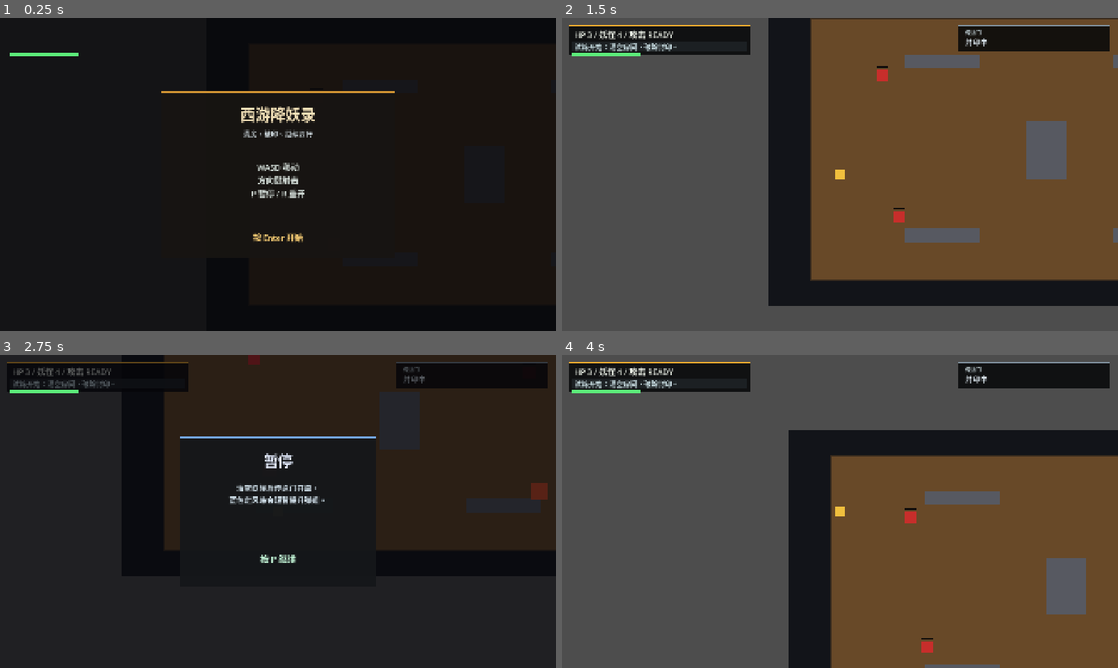
Above: before the commit, frames 1-4 (two rows, left to right).
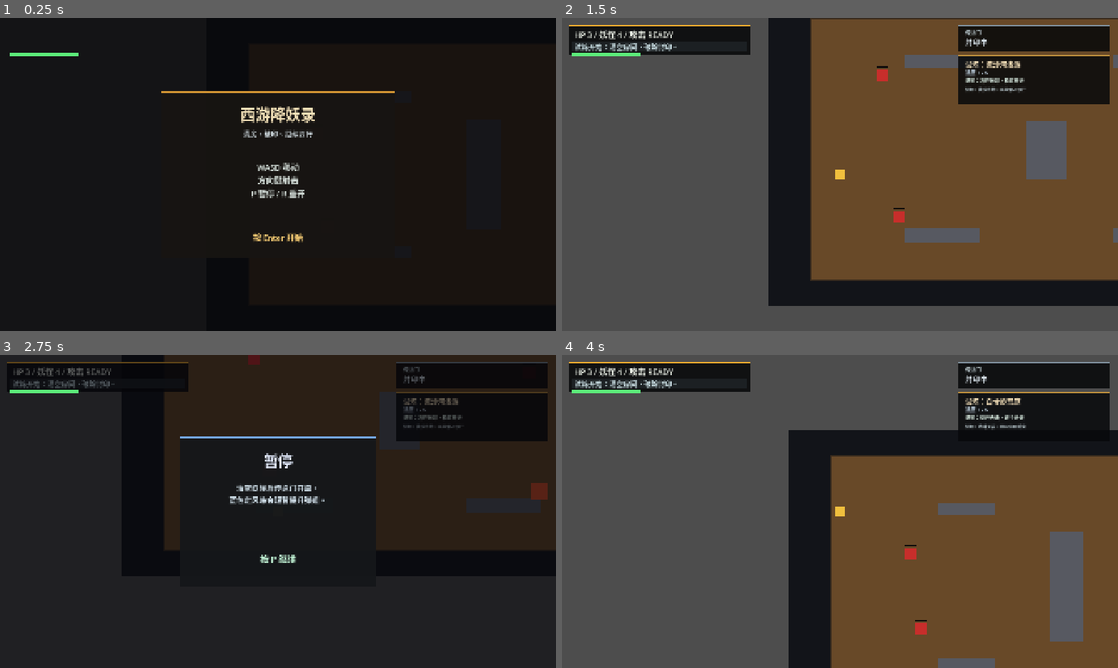
Above: after the commit, the same moments.

Repository: 1021333Liu/Game-Vibe-GoDot
Game: Godot game, scene res://scenes/main.tscn
Same seed, same stepped clock (60 frames per second), same inputs: the game is played once before the commit and once after it.
Inputs:
- Up to frame 1 (0.25 s): no input
- Up to frame 2 (1.5 s): tap Enter at 0.5, 1.35 s; hold D (move_right) 0.53-1.28 s; hold R 0.53-1.28 s; tap Space at 1.25 s; hold S (move_down) from 1.28 s (still down)
- Up to frame 3 (2.75 s): release S (move_down) at 2.03 s; hold D (move_right) from 2.03 s (still down); tap P at 2.1 s
- Up to frame 4 (4 s): release D (move_right) at 2.78 s; hold W (move_up) 2.78-3.53 s; tap R at 2.85 s; hold A (move_left) from 3.53 s (still down); tap Enter at 3.6 s

The runs differ from the first frame. In frame 2, 4.3% of the frame differs, in the area x 71-99%, y 11-28%; in frame 3, 4.0%; in frame 4, 5.9%, in the area x 61-99%, y 11-100%.
Error before the commit: Cannot call method 'get_nodes_in_group' on a null value. (res://scripts/main.gd:336)
Error after the commit: Cannot call method 'get_nodes_in_group' on a null value. (res://scripts/main.gd:345)

Commit message:
Add random Godot room route prototype

Diff:
--- a/scenes/main.tscn
+++ b/scenes/main.tscn
@@ -137,6 +137,57 @@
 theme_override_font_sizes/font_size = 26
 text = "封印中"
 
+[node name="RoomInfoPanel" type="ColorRect" parent="CanvasLayer"]
+offset_left = 1368.0
+offset_top = 128.0
+offset_right = 1890.0
+offset_bottom = 298.0
+color = Color(0.03, 0.035, 0.045, 0.86)
+
+[node name="RoomInfoAccent" type="ColorRect" parent="CanvasLayer"]
+offset_left = 1368.0
+offset_top = 128.0
+offset_right = 1890.0
+offset_bottom = 134.0
+color = Color(0.74, 0.56, 0.24, 1)
+
+[node name="RoomTitle" type="Label" parent="CanvasLayer"]
+offset_left = 1392.0
+offset_top = 142.0
+offset_right = 1872.0
+offset_bottom = 174.0
+theme_override_colors/font_color = Color(0.95, 0.87, 0.72, 1)
+theme_override_font_sizes/font_size = 24
+text = "试炼：火焰山"
+
+[node name="RoomProgress" type="Label" parent="CanvasLayer"]
+offset_left = 1392.0
+offset_top = 174.0
+offset_right = 1872.0
+offset_bottom = 202.0
+theme_override_colors/font_color = Color(0.77, 0.84, 0.9, 1)
+theme_override_font_sizes/font_size = 18
+text = "进度 1 / 3"
+
+[node name="RoomHint" type="Label" parent="CanvasLayer"]
+offset_left = 1392.0
+offset_top = 202.0
+offset_right = 1872.0
+offset_bottom = 232.0
+theme_override_colors/font_color = Color(0.83, 0.9, 0.86, 1)
+theme_override_font_sizes/font_size = 17
+text = "说明：清空妖怪，破除封印。"
+
+[node name="RoomLore" type="Label" parent="CanvasLayer"]
+offset_left = 1392.0
+offset_top = 234.0
+offset_right = 1872.0
+offset_bottom = 292.0
+theme_override_colors/font_color = Color(0.72, 0.78, 0.8, 1)
+theme_override_font_sizes/font_size = 15
+text = "短句：风火炼心，行者不退。"
+autowrap_mode = 3
+
 [node name="StartOverlay" type="ColorRect" parent="CanvasLayer"]
 offset_right = 1920.0
 offset_bottom = 1080.0
--- a/scripts/main.gd
+++ b/scripts/main.gd
@@ -32,6 +32,7 @@
 var run_complete := false
 var current_room_index := 0
 var room_templates: Array[Dictionary] = []
+var room_pools: Dictionary = {}
 var started := false
 var paused := false
 var shot_meter_fill: ColorRect
@@ -50,15 +51,23 @@
 @onready var hud_accent: ColorRect = $CanvasLayer/HUDAccent
 @onready var objective_panel: ColorRect = $CanvasLayer/ObjectivePanel
 @onready var door_status_accent: ColorRect = $CanvasLayer/DoorStatusAccent
+@onready var room_info_panel: ColorRect = $CanvasLayer/RoomInfoPanel
+@onready var room_info_accent: ColorRect = $CanvasLayer/RoomInfoAccent
+@onready var room_title_label: Label = $CanvasLayer/RoomTitle
+@onready var room_progress_label: Label = $CanvasLayer/RoomProgress
+@onready var room_hint_label: Label = $CanvasLayer/RoomHint
+@onready var room_lore_label: Label = $CanvasLayer/RoomLore
 @onready var start_overlay: ColorRect = $CanvasLayer/StartOverlay
 @onready var pause_overlay: ColorRect = $CanvasLayer/PauseOverlay
 
 func _ready() -> void:
+	randomize()
 	player.room_min = ROOM_MIN
 	player.room_max = ROOM_MAX
 	player.hurt.connect(_on_player_hurt)
 	_draw_room_border()
-	room_templates = _build_room_templates()
+	room_pools = _build_room_pools()
+	room_templates = _build_room_route()
 	_spawn_shot_meter()
 	_load_room(0, true)
 	_set_ui_running_state(false)
@@ -283,7 +292,7 @@
 			if next_room_index >= room_templates.size():
 				run_complete = true
 				ended = true
-				_show_room_message("三间试炼已通关：按 R 重开", 999.0)
+				_show_room_message("%d 房路线已通关：按 R 重开" % room_templates.size(), 999.0)
 			else:
 				_load_room(next_room_index, false)
 
@@ -369,57 +378,183 @@
 	for child in node.get_children():
 		child.queue_free()
 
-func _build_room_templates() -> Array[Dictionary]:
-	return [
-		{
-			"id": "combat",
-			"name": "普通战斗",
-			"walls": [
-				Rect2(470, 210, 260, 48),
-				Rect2(470, 810, 260, 48),
-				Rect2(1190, 210, 260, 48),
-				Rect2(1190, 810, 260, 48),
-				Rect2(890, 440, 140, 200),
-			],
-			"enemies": [
-				{ "position": Vector2(360, 250), "velocity": Vector2(1, 0.75), "hp": 1 },
-				{ "position": Vector2(1450, 280), "velocity": Vector2(-0.8, 1), "hp": 1 },
-				{ "position": Vector2(420, 760), "velocity": Vector2(1, -0.9), "hp": 1 },
-				{ "position": Vector2(1420, 760), "velocity": Vector2(-1, -0.72), "hp": 2 },
-			],
-		},
-		{
-			"id": "elite",
-			"name": "精英房",
-			"walls": [
-				Rect2(360, 300, 220, 44),
-				Rect2(360, 720, 220, 44),
-				Rect2(1340, 300, 220, 44),
-				Rect2(1340, 720, 220, 44),
-				Rect2(840, 300, 240, 56),
-				Rect2(840, 724, 240, 56),
-			],
-			"enemies": [
-				{ "position": Vector2(960, 520), "velocity": Vector2(1, 0.4), "hp": 4 },
-				{ "position": Vector2(560, 500), "velocity": Vector2(1, -0.7), "hp": 1 },
-				{ "position": Vector2(1320, 520), "velocity": Vector2(-1, 0.75), "hp": 1 },
-			],
-		},
-		{
-			"id": "rest",
-			"name": "宝物休整",
-			"walls": [
-				Rect2(620, 300, 120, 40),
-				Rect2(1180, 300, 120, 40),
-				Rect2(620, 740, 120, 40),
-				Rect2(1180, 740, 120, 40),
-			],
-			"enemies": [],
-		},
-	]
+func _clone_room_template(room_template: Dictionary) -> Dictionary:
+	return {
+		"id": room_template.id,
+		"name": room_template.name,
+		"hint": room_template.hint if room_template.has("hint") else "",
+		"lore": room_template.lore if room_template.has("lore") else "",
+		"walls": room_template.walls.duplicate(true),
+		"enemies": room_template.enemies.duplicate(true),
+		"type": room_template.type,
+	}
+
+func _pick_room_from_pool(pool: Array, avoid_id: String = "") -> Dictionary:
+	if pool.is_empty():
+		return {}
+	var picked: Dictionary = pool[randi() % pool.size()]
+	if pool.size() > 1 and avoid_id != "":
+		var guard := 0
+		while picked.id == avoid_id and guard < 6:
+			picked = pool[randi() % pool.size()]
+			guard += 1
+	return _clone_room_template(picked)
+
+func _build_room_pools() -> Dictionary:
+	return {
+		"combat": [
+			{
+				"id": "combat_bridge",
+				"hint": "清怪破印，稳住推进",
+				"lore": "黄沙扑地，风声催人快行",
+				"name": "流沙河浅滩",
+				"type": "combat",
+				"walls": [
+					Rect2(470, 210, 260, 48),
+					Rect2(470, 810, 260, 48),
+					Rect2(1190, 210, 260, 48),
+					Rect2(1190, 810, 260, 48),
+					Rect2(890, 440, 140, 200),
+				],
+				"enemies": [
+					{ "position": Vector2(360, 250), "velocity": Vector2(1, 0.75), "hp": 1 },
+					{ "position": Vector2(1450, 280), "velocity": Vector2(-0.8, 1), "hp": 1 },
+					{ "position": Vector2(420, 760), "velocity": Vector2(1, -0.9), "hp": 1 },
+					{ "position": Vector2(1420, 760), "velocity": Vector2(-1, -0.72), "hp": 2 },
+				],
+			},
+			{
+				"id": "combat_bone",
+				"hint": "绕开夹击，逐个击破",
+				"lore": "残碑无言，阴火仍在摇曳",
+				"name": "白骨岭荒庭",
+				"type": "combat",
+				"walls": [
+					Rect2(520, 250, 190, 42),
+					Rect2(1210, 250, 190, 42),
+					Rect2(520, 788, 190, 42),
+					Rect2(1210, 788, 190, 42),
+					Rect2(900, 350, 120, 380),
+				],
+				"enemies": [
+					{ "position": Vector2(360, 380), "velocity": Vector2(1, 0.6), "hp": 1 },
+					{ "position": Vector2(1470, 360), "velocity": Vector2(-1, 0.66), "hp": 1 },
+					{ "position": Vector2(400, 700), "velocity": Vector2(0.9, -0.9), "hp": 1 },
+					{ "position": Vector2(1450, 710), "velocity": Vector2(-0.8, -0.92), "hp": 1 },
+				],
+			},
+		],
+		"elite": [
+			{
+				"id": "elite_default",
+				"hint": "先身法，再集火首领",
+				"lore": "鼓声沉闷，妖将守在险口",
+				"name": "精英前哨",
+				"type": "elite",
+				"walls": [
+					Rect2(360, 300, 220, 44),
+					Rect2(360, 720, 220, 44),
+					Rect2(1340, 300, 220, 44),
+					Rect2(1340, 720, 220, 44),
+					Rect2(840, 300, 240, 56),
+					Rect2(840, 724, 240, 56),
+				],
+				"enemies": [
+					{ "position": Vector2(960, 520), "velocity": Vector2(1, 0.4), "hp": 4 },
+					{ "position": Vector2(560, 500), "velocity": Vector2(1, -0.7), "hp": 1 },
+					{ "position": Vector2(1320, 520), "velocity": Vector2(-1, 0.75), "hp": 1 },
+				],
+			},
+			{
+				"id": "elite_fire_cloud",
+				"hint": "横移拉扯，别贴墙角",
+				"lore": "火光跳动，热浪逼人难久停",
+				"name": "火云洞前殿",
+				"type": "elite",
+				"walls": [
+					Rect2(360, 250, 160, 44),
+					Rect2(1400, 250, 160, 44),
+					Rect2(360, 786, 160, 44),
+					Rect2(1400, 786, 160, 44),
+					Rect2(760, 520, 120, 44),
+					Rect2(1040, 520, 120, 44),
+				],
+				"enemies": [
+					{ "position": Vector2(960, 520), "velocity": Vector2(1, 0.25), "hp": 5 },
+					{ "position": Vector2(650, 420), "velocity": Vector2(0.9, -0.95), "hp": 2 },
+					{ "position": Vector2(1270, 620), "velocity": Vector2(-0.9, 0.95), "hp": 2 },
+				],
+			},
+			{
+				"id": "elite_jindou",
+				"hint": "利用中路空档穿行",
+				"lore": "金光回旋，慢半拍便受困",
+				"name": "金兜洞外环",
+				"type": "elite",
+				"walls": [
+					Rect2(500, 300, 920, 34),
+					Rect2(500, 746, 920, 34),
+					Rect2(730, 420, 120, 220),
+					Rect2(1070, 420, 120, 220),
+				],
+				"enemies": [
+					{ "position": Vector2(960, 520), "velocity": Vector2(0.9, 0.58), "hp": 4 },
+					{ "position": Vector2(620, 520), "velocity": Vector2(1, -0.58), "hp": 2 },
+					{ "position": Vector2(1300, 520), "velocity": Vector2(-1, 0.58), "hp": 2 },
+				],
+			},
+		],
+		"rest": [
+			{
+				"id": "rest_calm",
+				"hint": "补给整顿，准备下一关",
+				"lore": "灯火微明，片刻安宁亦是修行",
+				"name": "宝物休整",
+				"type": "rest",
+				"walls": [
+					Rect2(620, 300, 120, 40),
+					Rect2(1180, 300, 120, 40),
+					Rect2(620, 740, 120, 40),
+					Rect2(1180, 740, 120, 40),
+				],
+				"enemies": [],
+			},
+			{
+				"id": "rest_dragon",
+				"hint": "记好出口方位，再起程",
+				"lore": "水影浮金，深宫回响如潮声",
+				"name": "龙宫偏殿",
+				"type": "rest",
+				"walls": [
+					Rect2(500, 280, 200, 40),
+					Rect2(1220, 280, 200, 40),
+					Rect2(500, 760, 200, 40),
+					Rect2(1220, 760, 200, 40),
+					Rect2(900, 420, 120, 220),
+				],
+				"enemies": [],
+			},
+		],
+	}
+
+func _build_room_route() -> Array[Dictionary]:
+	var route: Array[Dictionary] = []
+	var target_rooms := 4 + (randi() % 2)
+	var last_combat_id := ""
+	route.append(_pick_room_from_pool(room_pools.combat, last_combat_id))
+	last_combat_id = route[route.size() - 1].id
+	if target_rooms == 5:
+		route.append(_pick_room_from_pool(room_pools.combat, last_combat_id))
+		last_combat_id = route[route.size() - 1].id
+	route.append(_pick_room_from_pool(room_pools.elite))
+	route.append(_pick_room_from_pool(room_pools.combat, last_combat_id))
+	route.append(_pick_room_from_pool(room_pools.rest))
+	return route
 
 func _load_room(room_index: int, is_first_room: bool) -> void:
 	current_room_index = clampi(room_index, 0, max(0, room_templates.size() - 1))
+	if is_first_room:
+		run_complete = false
 	room_complete = false
 	ended = false
 	doors_open = false
@@ -436,6 +571,7 @@
 		pickup.queue_free()
 	_set_exit_locked()
 	var room_config := room_templates[current_room_index]
+	_update_room_info_panel(room_config)
 	_spawn_walls(room_config.walls)
 	_spawn_enemies(room_config.enemies)
 	player.global_position = Vector2(ROOM_MIN.x + 88.0, (ROOM_MIN.y + ROOM_MAX.y) * 0.5)
@@ -494,6 +630,12 @@
 	$CanvasLayer/DoorStatusTitle.visible = running
 	$CanvasLayer/DoorStatus.visible = running
 	$CanvasLayer/DoorStatusAccent.visible = running
+	room_info_panel.visible = running
+	room_info_accent.visible = running
+	room_title_label.visible = running
+	room_progress_label.visible = running
+	room_hint_label.visible = running
+	room_lore_label.visible = running
 	$ExitHint.visible = running
 
 func _start_run() -> void:
@@ -506,3 +648,13 @@
 func _set_paused_state(value: bool) -> void:
 	paused = value
 	pause_overlay.visible = paused
+
+func _update_room_info_panel(room_config: Dictionary) -> void:
+	var room_name := String(room_config.get("name", "未知试炼"))
+	var room_hint := String(room_config.get("hint", "清怪破印，稳住推进"))
+	var room_lore := String(room_config.get("lore", "古道漫漫，心定则路明"))
+	room_title_label.text = "试炼：%s" % room_name
+	room_progress_label.text = "进度 %d / %d" % [current_room_index + 1, room_templates.size()]
+	room_hint_label.text = "说明：%s" % room_hint
+	room_lore_label.text = "短句：%s" % room_lore
+	room_info_accent.color = Color(0.74, 0.56, 0.24, 1)
Not shown, changed: README.md
